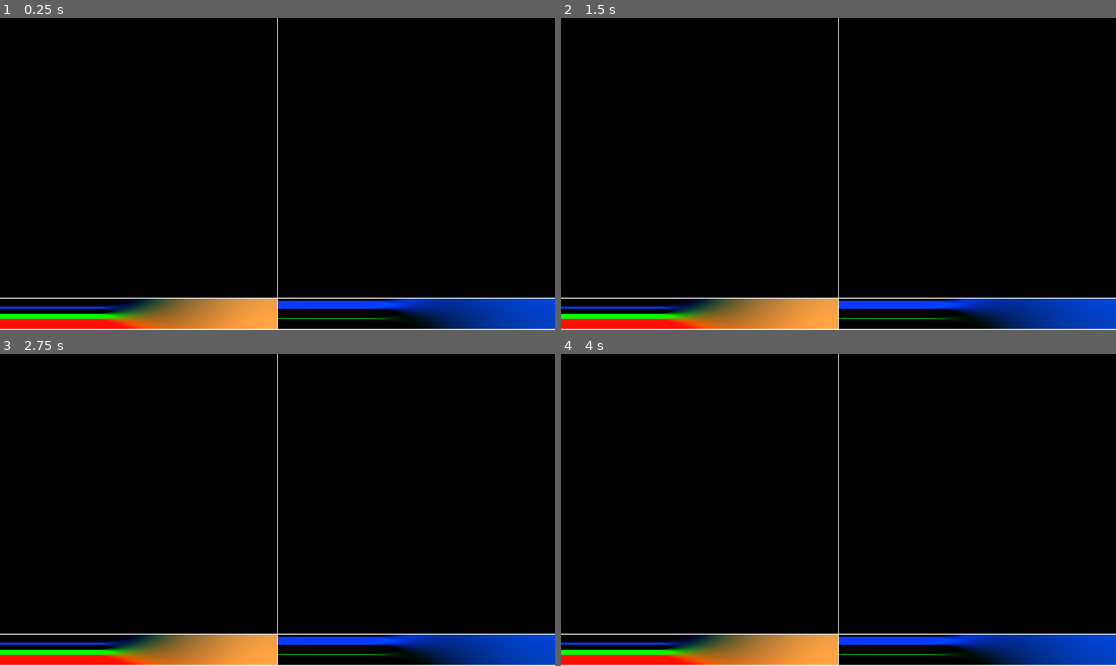
Above: before the commit, frames 1-4 (two rows, left to right).
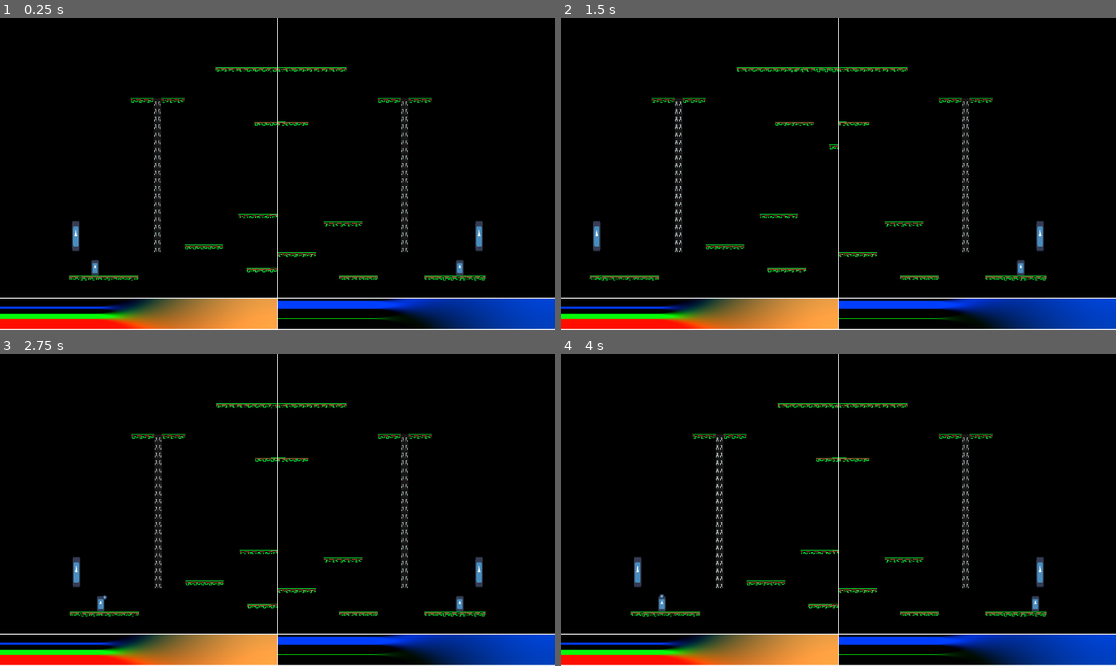
Above: after the commit, the same moments.

Repository: llhtimlam/UofT-GameJam
Game: Godot game, scene res://scenes/main.tscn
The game is run twice, just before and just after one commit, with the same random seed, the same clock (stepped at 60 frames per second) and the same inputs. The engine's default icon, where the game draws it, is replaced by a stand-in: a white triangle on a blue panel in a dark square.
Inputs:
- Up to frame 1 (0.25 s): no input
- Up to frame 2 (1.5 s): tap Enter at 0.5 s; hold D (Player1_RIGHT) 0.53-1.28 s; tap G (Player1_DASH) at 0.6 s; tap F (Player1_JUMP) at 0.77 s; hold S (Player1_DOWN) from 1.28 s (still down); tap H (Player1_MELEE) at 1.35 s
- Up to frame 3 (2.75 s): tap F (Player1_JUMP) at 1.52 s; release S (Player1_DOWN) at 2.03 s; hold D (Player1_RIGHT) from 2.03 s (still down); tap J (Player1_SHOOT) at 2.1 s
- Up to frame 4 (4 s): release D (Player1_RIGHT) at 2.78 s; hold W (Player1_UP) 2.78-3.53 s; tap , (Player2_DASH) at 2.85 s; tap F (Player1_JUMP) at 3.02, 3.77 s; tap Space at 3.5 s; hold A (Player1_LEFT) from 3.53 s (still down); tap Down (Player2_DOWN) at 3.6 s

The runs differ from the first frame. In frame 1, 2.1% of the frame differs, in the area x 12-88%, y 15-85%; in frame 2, 2.2%, in the area x 5-88%, y 15-85%; in frame 3, 2.1%; in frame 4, 2.1%.
Error before the commit: Invalid assignment of property or key 'custom_viewport' with value of type 'SubViewport' on a base object of type 'null instance'. (res://scenes/main.gd:19)

Commit message:
Fixed merge conflict

Diff:
--- a/paintball/scenes/game_scene/map.tscn
+++ b/paintball/scenes/game_scene/map.tscn
@@ -2,7 +2,7 @@
 
 [ext_resource type="Script" uid="uid://ux4q5evgyks" path="res://scenes/game_scene/map.gd" id="1_2m4d5"]
 [ext_resource type="PackedScene" uid="uid://u1ulorklcu5g" path="res://scenes/game_scene/player/player.tscn" id="2_2m4d5"]
-[ext_resource type="TileSet" uid="uid://bxqaip45xp2lo" path="res://assets/tileset/tileset.tres" id="2_4op6w"]
+[ext_resource type="Texture2D" uid="uid://b2gvlwcx4ca3c" path="res://assets/tileset/Retro-Lines-16x16/Environment.png" id="4_s5bfy"]
 [ext_resource type="Texture2D" uid="uid://miqo1wbx3pow" path="res://icon.svg" id="5_iqgdr"]
 [ext_resource type="Texture2D" uid="uid://1xqsaideea2n" path="res://assets/tileset/Retro-Lines-16x16/With-Background/Environment.png" id="5_s5bfy"]
 
@@ -11548,17 +11548,6 @@
 [sub_resource type="TileSet" id="TileSet_13qdw"]
 sources/0 = SubResource("TileSetAtlasSource_iqgdr")
 
-[sub_resource type="Environment" id="Environment_4op6w"]
-background_mode = 3
-glow_enabled = true
-glow_levels/1 = 2.0
-glow_levels/2 = 2.0
-glow_levels/3 = 2.0
-glow_levels/4 = 2.0
-glow_levels/5 = 2.0
-glow_bloom = 0.1
-glow_hdr_threshold = 0.4
-
 [node name="Map" type="Node2D" unique_id=1264092394 node_paths=PackedStringArray("PLAYER1", "PLAYER2")]
 script = ExtResource("1_2m4d5")
 PLAYER1 = NodePath("Player1")
